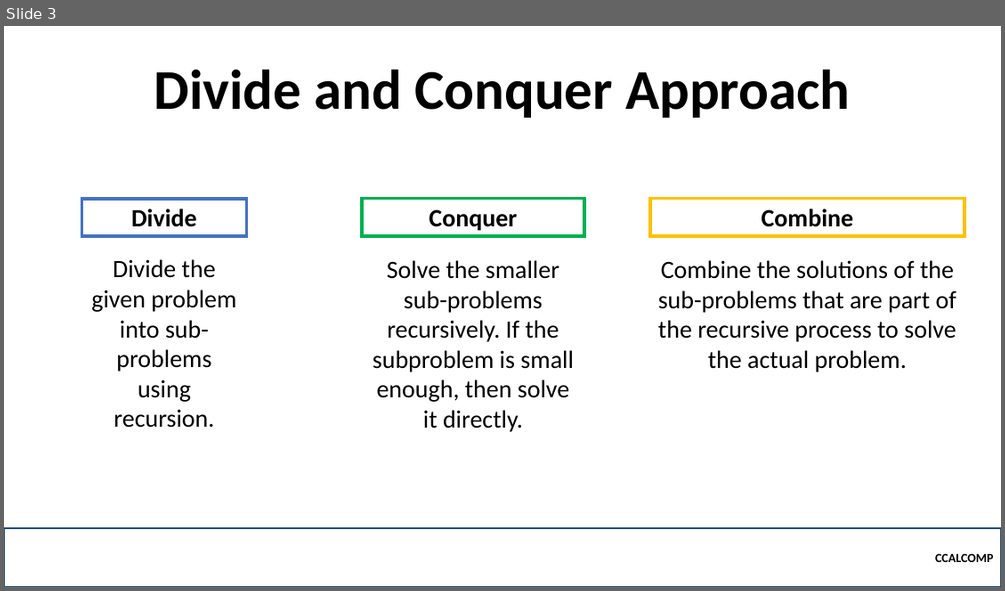
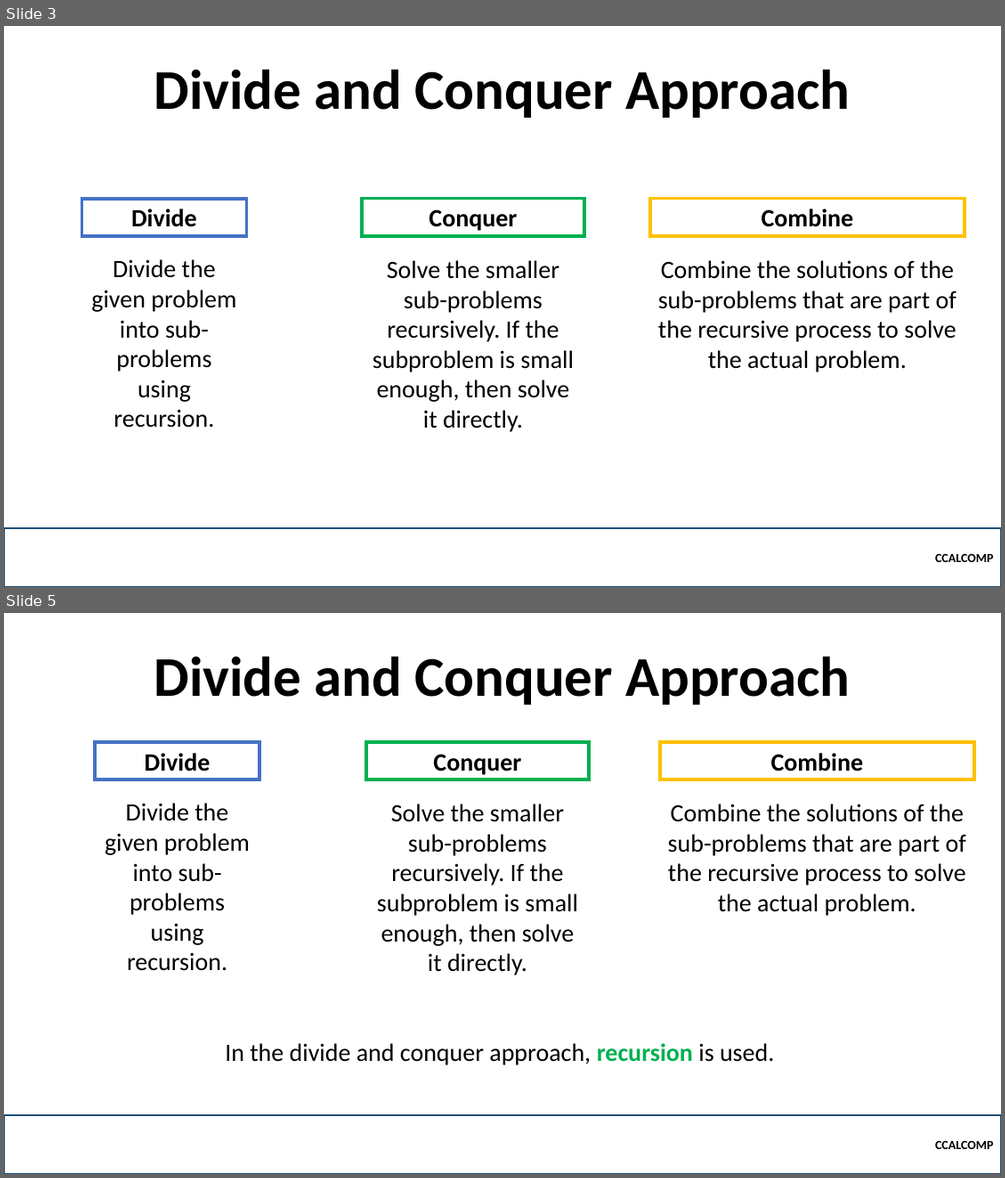
Before and after one commit to robitussin/CCALCOMP, a slide deck: Week 8 and 9 - Recursion and Recurrence relations/Divide and Conquer.pptx. Shown one above the other, each under a label of ours: slide 3 before the commit, slides 3 and 5 after it; the slides between them are not shown. The pictures are 1005x591 and 1005x1178 pixels, drawn with LibreOffice and Linux fonts; fonts in the diff are those of the drawing; background and template pictures are left out. Boxes give left, top, right and bottom in pixels: in the first picture for what was removed or moved away, otherwise in the second. Text is boxed around its words. In the diff, an @@ line names an element or a change of style, - is before the commit and + after.

```diff
--- a/Week 8 and 9 - Recursion and Recurrence relations/Divide and Conquer.pptx
+++ b/Week 8 and 9 - Recursion and Recurrence relations/Divide and Conquer.pptx
@@ slide 5 added at (4,613,1001,1174), background picture (left out) @@
@@ title added at (154,656,850,705), 54 pt, text #000000, bold @@
+Divide and Conquer Approach
@@ rectangle added at (96,742,259,779), fill #FFFFFF, outline #4472C4 3 pt, 24 pt, text #000000, bold @@
+Divide
@@ rectangle added at (367,742,590,779), fill #FFFFFF, outline #00B050 3 pt, 24 pt, text #000000, bold @@
+Conquer
@@ rectangle added at (660,742,974,779), fill #FFFFFF, outline #FFC000 3 pt, 24 pt, text #000000, bold @@
+Combine
@@ rectangle added at (96,793,259,981), fill #FFFFFF, outline #FFFFFF 1 pt, 24 pt, text #000000 @@
+Divide the given problem into sub-problems using recursion.
@@ rectangle added at (367,793,590,981), fill #FFFFFF, outline #FFFFFF 1 pt, 24 pt, text #000000 @@
+Solve the smaller sub-problems recursively. If the subproblem is small enough, then solve it directly.
@@ rectangle added at (660,793,974,922), fill #FFFFFF, outline #FFFFFF 1 pt, 24 pt, text #000000 @@
+Combine the solutions of the sub-problems that are part of the recursive process to solve the actual problem.
@@ rectangle added at (205,1032,801,1070), fill #FFFFFF, outline #FFFFFF 1 pt, 24 pt, text #000000 @@
+In the divide and conquer approach, recursion is used.
@@ rectangle added at (4,1115,1001,1174), outline #1F4E79 2.25 pt, 12 pt, text #000000, bold @@
+CCALCOMP
```
Also in this commit, not shown: 2 slides changed, 8 other slides added.
